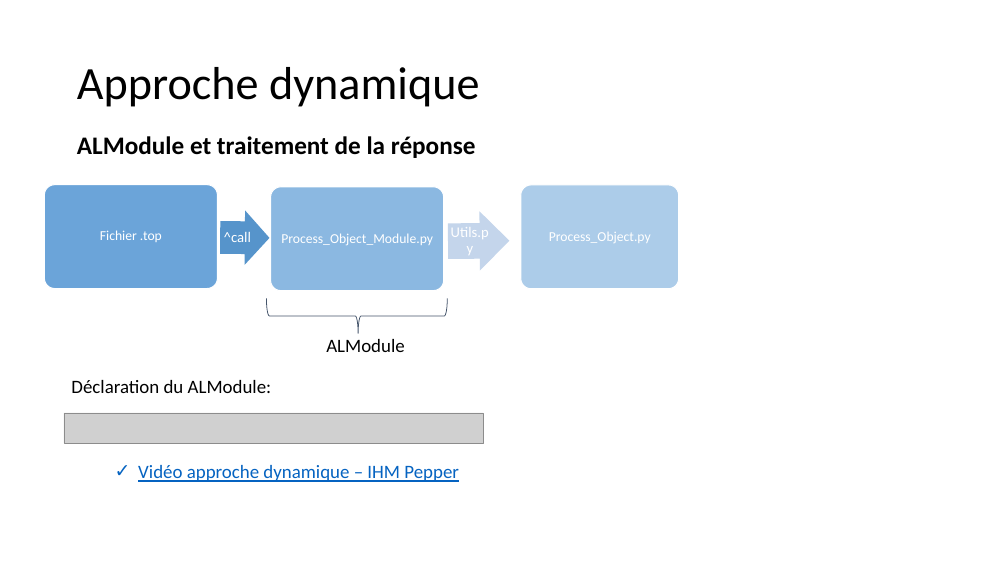
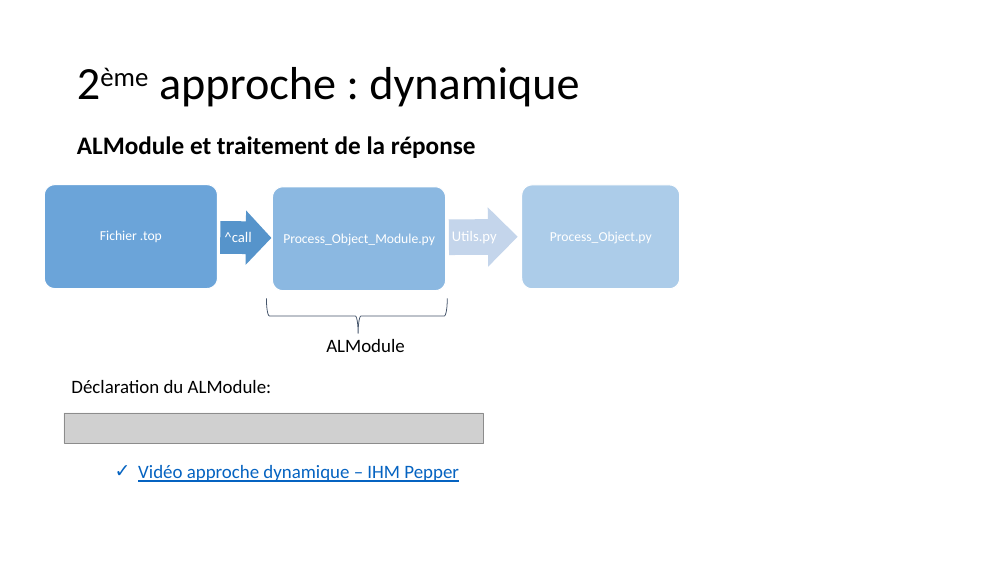
Before and after one commit to PorteAntoine/IHM_PEPPER_CPE2017, a slide deck: slide 16 of Rapport/Diapo_ihm_pepper.pptx. Drawn at 1008x567 pixels with LibreOffice and Linux fonts; fonts in the diff are those of the drawing; grey boxes stand for pictures; background and template pictures are left out. Boxes give left, top, right and bottom in pixels: in the first picture for what was removed or moved away, otherwise in the second. Text is boxed around its words. In the diff, an @@ line names an element or a change of style, - is before the commit and + after.

```diff
--- a/Rapport/Diapo_ihm_pepper.pptx
+++ b/Rapport/Diapo_ihm_pepper.pptx
@@ title at bbox=[159, 67, 579, 107]: text changed @@
-Approche dynamique
+2ème approche : dynamique
@@ text "Process_Object_Module.py" rewrapped from bbox=[549, 232, 651, 243] to bbox=[283, 233, 435, 245] @@
@@ right arrow: place and size @@
-right arrow at bbox=[448, 211, 510, 270]
+right arrow at bbox=[449, 207, 518, 266]
@@ text "Process_Object.py" rewrapped from bbox=[281, 233, 433, 245] to bbox=[550, 232, 652, 243] @@
@@ text "Utils.py" rewrapped from bbox=[451, 227, 651, 243] to bbox=[452, 231, 497, 243] @@
```
Also in this commit, not shown: 23 other slides changed.
